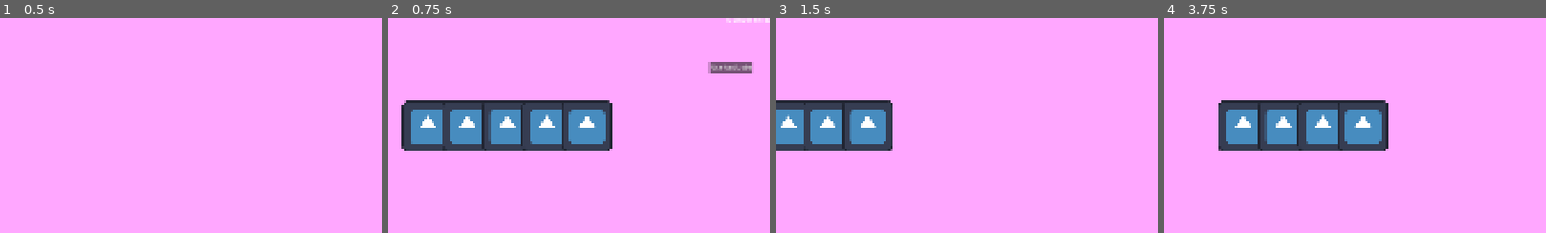
Above: before the commit, frames 1-4 (left to right).
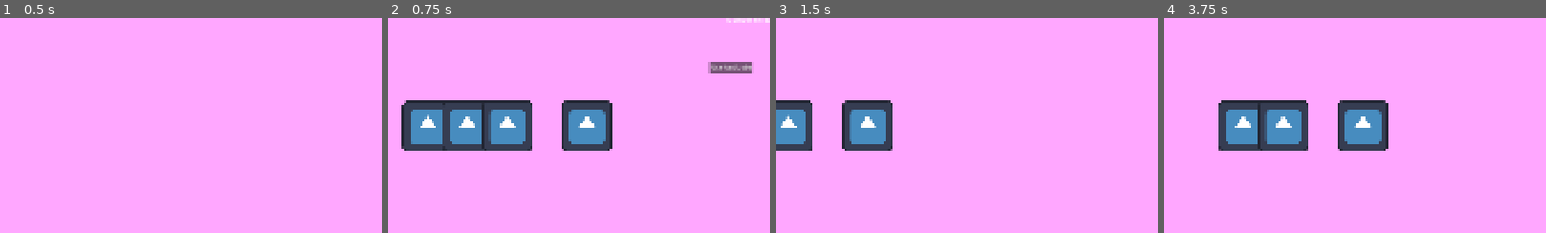
Above: after the commit, the same moments.

Repository: Novali91/Snakeeyes
Game: Godot game, scene res://01_Managers/01_StateManager/top_state_machine.tscn
The game is run twice, just before and just after one commit, with the same random seed, the same clock (stepped at 60 frames per second) and the same inputs. The engine's default icon, where the game draws it, is replaced by a stand-in: a white triangle on a blue panel in a dark square.
Inputs (mouse positions are % of the whole screen's width and height, from its top left):
- Up to frame 1 (0.5 s): no input
- Up to frame 2 (0.75 s): click "End Turn" at 0.5 s
- Up to frame 3 (1.5 s): click "Continue" at 1.25 s
- Up to frame 4 (3.75 s): move the mouse to (18, 50) at 2.02 s; hold Right (right) 2.03-2.78 s; click (18, 50) at 2.17 s; tap Enter at 2.75 s; move the mouse to (31, 50) at 2.77 s; hold Left (left) 2.78-3.53 s; click (31, 50) at 2.92 s; move the mouse to (3, 74) at 3.52 s; hold Right (right) from 3.53 s (still down); click (3, 74) at 3.67 s
The pictures show only the part of the screen within x 0-50%, y 49-99%; the shares and areas given below are measured in that part.

Frame 1 is identical in both runs. In frame 2, 2.2% of the frame differs, in the area x 34-47%, y 38-62%; in frame 3, 2.0%; in frame 4, 2.2%.

Commit message:
Started implementation of blue viper

Diff:
--- a/01_Managers/01_StateManager/01_States/02_Play/ability_helper.gd
+++ b/01_Managers/01_StateManager/01_States/02_Play/ability_helper.gd
@@ -3,6 +3,18 @@
 
 var sm: TopStateMachine
 
+const NO_ABILITY: int = 0
+const BLUE_VIPER: int = 1
+
 func trigger_ability(ind: int) -> void:
 	match ind:
+		NO_ABILITY:
+			return
+		BLUE_VIPER:
+			## Lock camera?
+			## Maybe bring up some ui for the selection?
+			## Make it so you can't end turn while selecting?
+			var chosen_drink: Drink = await sm.hand_manager.ability_helper.choose_drink()
+			sm.hand_manager.ability_helper.slide_drink_back(chosen_drink)
+			sm.deck_manager.return_to_drawpile(chosen_drink)
 		pass
--- a/01_Managers/01_StateManager/01_States/02_Play/play_state.gd
+++ b/01_Managers/01_StateManager/01_States/02_Play/play_state.gd
@@ -61,4 +61,5 @@
 		sm.switch_state(sm.States.PASS_OUT)
 
 func _end_turn() -> void:
+	sm.hand_manager.end_turn_discard()
 	sm.switch_state(sm.States.POISON_ROLL)
--- a/01_Managers/02_ShopManager/shop_manager.gd
+++ b/01_Managers/02_ShopManager/shop_manager.gd
@@ -16,7 +16,7 @@
 	load("res://02_Deck/02_Snakes/01_SpecificSnakes/green_viper.tres"),
 	load("res://02_Deck/02_Snakes/01_SpecificSnakes/green_viper.tres"),
 	load("res://02_Deck/02_Snakes/01_SpecificSnakes/green_viper.tres"),
-	load("res://02_Deck/02_Snakes/01_SpecificSnakes/green_viper.tres"),
+	load("res://02_Deck/02_Snakes/01_SpecificSnakes/blue_viper.tres"),
 ]
 
 var _common_snakes: Array[SnakeResource] = [
--- a/01_Managers/03_DeckManager/deck_manager.gd
+++ b/01_Managers/03_DeckManager/deck_manager.gd
@@ -13,10 +13,6 @@
 @export var snake_deck: Array[Snake]
 @export var drink_drawpile: Array[Drink]
 
-# Not sure if we're doing a maximum handsize, but if we are, this is the logic:
-const MAX_HAND_SIZE: int = 12
-var cur_hand_amt: int
-
 @onready var _drink_scene = preload("res://02_Deck/01_Drinks/drink.tscn")
 
 @onready var tooltip_manager: TooltipManager = $TooltipManager
@@ -25,10 +21,6 @@
 ## -but for each drink that is "overflow", it just has a null
 
 func draw(amt: int) -> Array[Drink]:
-	# Maximum handsize logic
-	#if amt > (MAX_HAND_SIZE - cur_hand_amt):
-		#amt = MAX_HAND_SIZE - cur_hand_amt
-
 	var new_array: Array[Drink]
 	var temp_drink: Drink
 	for i in range(amt):
@@ -59,22 +51,11 @@
 	# Maybe we need to add other info to this (eg global position)? This is probably where we'd do it
 	return new_drink
 
-## Presumably called whenever you a drink gets drank!
-# Will be ported to HandManager ig
-func empty_drink() -> void:
-	cur_hand_amt -= 1
-	pass
-
-## Presumably called at the start of a new turn/at some upkeep
-# Will be ported to HandManager ig
-func new_turn() -> void:
-	cur_hand_amt = 0
-	pass
-
-## Not sure how removing snakes will work, but rn it uses the name of the snake ig
-func remove_snake(name: String) -> void:
+## Not sure how removing snakes will work
+func remove_snake(snake) -> void:
 	for i in range(snake_deck.size()):
-		if snake_deck[i].attached_snake.name == name:
+		if snake_deck[i] == snake:
+			tooltip_manager.remove_item(snake, true)
 			snake_deck.remove_at(i)
 			# Probably will do more stuff here (like visuals)
 			break
@@ -83,7 +64,7 @@
 ## Idk where we want the animation to be placed (if we have one?)
 func add_snake(new_snake: Snake) -> void:
 	snake_deck.push_back(new_snake)
-	new_snake.global_position = Vector2(500, 500)
+	new_snake.global_position = Vector2(500, 500) # Should this be position?
 	tooltip_manager.add_item(new_snake)
 	pass
 
@@ -93,8 +74,6 @@
 
 func return_to_drawpile(drink: Drink):
 	drink_drawpile.push_back(drink)
+	tooltip_manager.add_item(drink)
 	shuffle_drawpile()
-
-	# Will be ported to HandManager ig
-	cur_hand_amt -= 1
 	pass
--- /dev/null
+++ b/01_Managers/04_HandManager/hand_ability_helper.gd
@@ -0,0 +1,29 @@
+class_name HandAbilityHelper
+extends Node
+
+## This class is the helper for abilities that fall under hand_manager's domain
+## Play_state's ability_helper will call something in this when a drink-
+## -is drank with an ability that falls under this helper's domain
+
+@onready var hm: HandManager = get_parent()
+
+func choose_drink() -> Drink:
+	## Probably displays some UI, but I'm guessing Play's AbilityHelper will do this?
+	## Probably locks camera, but ^^^^^
+	hm.drinks_drinkable = false
+
+	var drink: Drink = await hm.drink_chosen
+
+	hm.drinks_drinkable = true
+	return drink
+
+func slide_drink_back(drink: Drink) -> void:
+	drink.input_pickable = false ## Placeholder: Is this how we want to do this?
+	## hm.slide_manager.slide_back(drink) -- to be added fully when slide_manager is implemented
+	## Maybe wait for animation to finish (or does slide_manager do this?)
+	print("Slide:")
+	print(drink)
+	hm.tooltip_manager.remove_item(drink, false)
+	print("Post-slide:")
+	print(drink)
+	return
--- a/01_Managers/04_HandManager/hand_manager.gd
+++ b/01_Managers/04_HandManager/hand_manager.gd
@@ -7,10 +7,17 @@
 
 # Placeholder for now
 var drink_slots: Array[Drink]
+
 @onready var tooltip_manager: TooltipManager = $TooltipManager
+@onready var slide_manager: SlideManager = $SlideManager
+@onready var ability_helper: HandAbilityHelper = $HandAbilityHelper
 
 var drinks_drinkable: bool = true
-signal drink_clicked(resource: DrinkResource)
+
+## For when a drink is drinkable and is clicked (play state connected to this)
+signal drink_clicked(resource: DrinkResource) ## Rename to drink_drank
+## For when a drink is not drinkable and is clicked (hand_ability_helper maybe connected)
+signal drink_chosen(drink: Drink)
 
 func _ready() -> void:
 	drink_slots.resize(10)
@@ -22,6 +29,9 @@
 
 
 ## Bug: For some reason this is called twice? Is that normal?
+
+## Very placeholder-y function:
+## Simon, when you implement slide_manager, you can change this as you please
 func draw_drinks(new_drinks: Array[Drink]) -> void:
 
 	var cur_drink: int = 0
@@ -40,24 +50,27 @@
 
 func _click_drink(drink: Drink) -> void:
 	if !drinks_drinkable:
+		drink_chosen.emit(drink)
 		return
 	drink_clicked.emit(drink.attached_drink)
 	remove_drink(drink)
+	tooltip_manager.remove_item(drink, true)
 	pass
 
+##
 func remove_drink(drink: Drink) -> void:
 	for i: int in range(drink_slots.size()):
 		i-=1
 		if drink_slots[i] == drink:
 			drink_slots.remove_at(i)
 			drink_slots.insert(i, null)
-
-	tooltip_manager.remove_item(drink, true)
 	pass
 
 func end_turn_discard() -> void:
 	for i: int in range(drink_slots.size()):
 		i-=1
 		if drink_slots[i] is Drink:
-			remove_drink(drink_slots[i])
+			tooltip_manager.remove_item(drink_slots[i], true)
+			drink_slots.remove_at(i)
+			drink_slots.insert(i, null)
 	pass
--- a/01_Managers/04_HandManager/hand_manager.tscn
+++ b/01_Managers/04_HandManager/hand_manager.tscn
@@ -3,6 +3,7 @@
 [ext_resource type="Script" uid="uid://cn4krwxb4nnm4" path="res://01_Managers/04_HandManager/hand_manager.gd" id="1_qdqya"]
 [ext_resource type="Script" uid="uid://s2kykbe77lg" path="res://01_Managers/04_HandManager/slide_manager.gd" id="2_kvpf8"]
 [ext_resource type="Script" uid="uid://6hd2b0wx5v7f" path="res://01_Managers/05_Tooltip_Manager/tooltip_manager.gd" id="3_kdvs2"]
+[ext_resource type="Script" uid="uid://bqpjhmdoblvws" path="res://01_Managers/04_HandManager/hand_ability_helper.gd" id="4_kdvs2"]
 
 [node name="HandManager" type="Node2D" unique_id=1877513829]
 script = ExtResource("1_qdqya")
@@ -15,3 +16,7 @@
 [node name="TooltipManager" type="Node2D" parent="." unique_id=655508588]
 script = ExtResource("3_kdvs2")
 metadata/_custom_type_script = "uid://6hd2b0wx5v7f"
+
+[node name="HandAbilityHelper" type="Node" parent="." unique_id=158461179]
+script = ExtResource("4_kdvs2")
+metadata/_custom_type_script = "uid://bqpjhmdoblvws"
--- a/01_Managers/05_Tooltip_Manager/tooltip_manager.gd
+++ b/01_Managers/05_Tooltip_Manager/tooltip_manager.gd
@@ -37,16 +37,24 @@
 ## Should be called whenever this stops managing any DeckItems
 ## Removes their logic with this tooltip_manager
 func remove_item(item: DeckItem, kill: bool) -> void:
-	# If it is in all_hovered, remove it from it
+	# If this child is currently hovered, remove its tooltip
+		# If it is in all_hovered, remove it from it
 	for i: int in range(all_hovered.size()):
 		i -= 1
 		if all_hovered[i] == item:
 			all_hovered.remove_at(i)
-	# If this child is currently hovered, remove its tooltip
+
 	if cur_hovered == item:
 		item.deactivate_tooltip()
-		find_new_hover()
+		if all_hovered.size() > 0:
+			find_new_hover()
+		else:
+			cur_hovered = null
 
+
+	item.hovered.disconnect(child_hovered)
+	item.unhovered.disconnect(child_unhovered)
+	item.clicked.disconnect(child_clicked)
 	remove_child(item)
 
 	if kill:
@@ -58,7 +66,8 @@
 ## -and therefore should have its tooltip appear
 func child_hovered(child: DeckItem) -> void:
 	all_hovered.push_back(child)
-
+	print("Hover!")
+	print(cur_hovered)
 	if !can_hover:
 		return
 
@@ -100,7 +109,7 @@
 		i -= 1
 		if all_hovered[i] == child:
 			all_hovered.remove_at(i)
-			continue
+			break
 
 	# Returns if this child isn't the currenly hovered child
 	if !(cur_hovered == child):
--- a/02_Deck/01_Drinks/01_SpecificDrinks/blue_viper_venom.tres
+++ b/02_Deck/01_Drinks/01_SpecificDrinks/blue_viper_venom.tres
@@ -9,4 +9,5 @@
 charm = 1
 special_ability = 1
 description = "On drink, put a drink back into your drawpile."
+flavour_text = "Often drank for recreational means, the Blue Viper's Venom is very hallucinogenic."
 metadata/_custom_type_script = "uid://cysm36u2jsf44"
--- a/02_Deck/02_Snakes/01_SpecificSnakes/blue_viper.tres
+++ b/02_Deck/02_Snakes/01_SpecificSnakes/blue_viper.tres
@@ -2,10 +2,14 @@
 
 [ext_resource type="Resource" uid="uid://cco6u2vffel1w" path="res://02_Deck/01_Drinks/01_SpecificDrinks/blue_viper_venom.tres" id="1_16v11"]
 [ext_resource type="Script" uid="uid://6sj3dk6frj4" path="res://02_Deck/02_Snakes/snake_resource.gd" id="1_avnb1"]
+[ext_resource type="Texture2D" uid="uid://iydiawq3074m" path="res://icon.svg" id="3_ow5d2"]
 
 [resource]
 script = ExtResource("1_avnb1")
-name = "Blue Viper"
-attached_drink = ExtResource("1_16v11")
+snake_name = "Blue Viper"
+drink_resource = ExtResource("1_16v11")
+snake_sprite = ExtResource("3_ow5d2")
+description = "When drank, slide a drink back to your remaining drinks."
+flavour_text = "The Blue Viper is a cunning planner."
 rarity = "Starter"
 metadata/_custom_type_script = "uid://6sj3dk6frj4"
--- a/02_Deck/deck_item.gd
+++ b/02_Deck/deck_item.gd
@@ -9,18 +9,29 @@
 
 @onready var tooltip: Tooltip = $Tooltip
 
+## Used to buffer hovers: if unhovered, can't rehover immediately
+const HOVER_BUFFER_TIME: float = 0.05
+var hover_buffer_timer: float = HOVER_BUFFER_TIME
+
 func _ready() -> void:
 	mouse_entered.connect(start_hover)
 	mouse_exited.connect(end_hover)
 	pass
 
+func _physics_process(delta: float) -> void:
+	hover_buffer_timer = move_toward(hover_buffer_timer, 0, delta)
+	pass
+
 func start_hover() -> void:
 	# For tooltip_manager
+	#if hover_buffer_timer == 0:
+		#hover_buffer_timer = HOVER_BUFFER_TIME
 	hovered.emit(self)
 	pass
 
 func end_hover() -> void:
 	# For tooltip_manager
+	#hover_buffer_timer = HOVER_BUFFER_TIME
 	unhovered.emit(self)
 	pass
 
Not shown, added: 01_Managers/04_HandManager/hand_ability_helper.gd.uid
